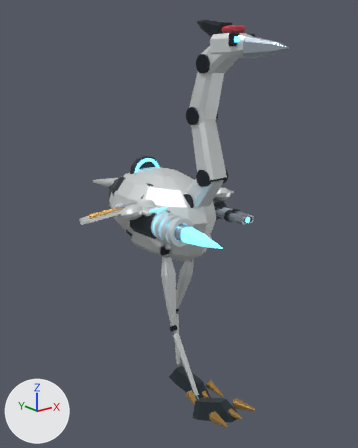
An edit to the Blender file out/mech_reference/t05/t05.blend, drawn before and after from the same camera.
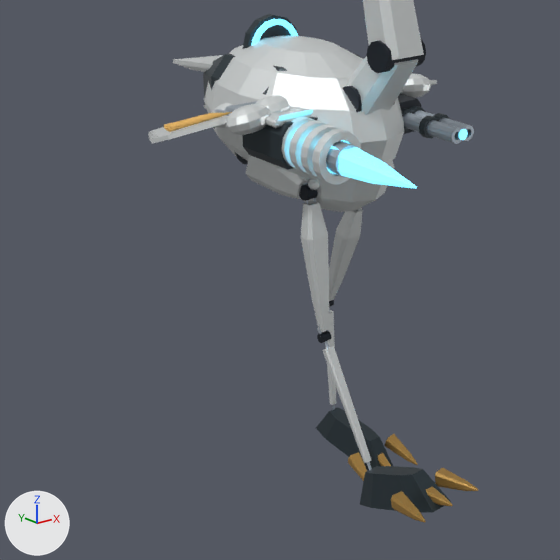
Each version appears first whole from a camera (50 mm lens) standing at (-4.59, -5.97, 5.4) and looking at (0.27, 0.1, 2.97), and next in a close-up on the part from 0% to 84% of the width and 33% to 100% of the height. Arrows for +X, +Y and +Z are at lower left; the lights stay in place. The first two pictures are the older version. Both versions are drawn at frame 11 of the action 't05:run:hip_r'; the numbers are the values there.

In view in the first close-up: 'Articulated armored foot', 'Articulated armored foot.001', 'Avian sternum keel', 'Deep avian breast', 'Femur anatomical armor.001', 'Forward curved cervical armor', 'Forward curved cervical armor.001', 'Heavy electromagnetic receiver', 'Metatarsal anatomical armor.001', 'Photon lance blade', 'Tibia fibula anatomical armor', 'Tibia fibula anatomical armor.001' and 48 more.
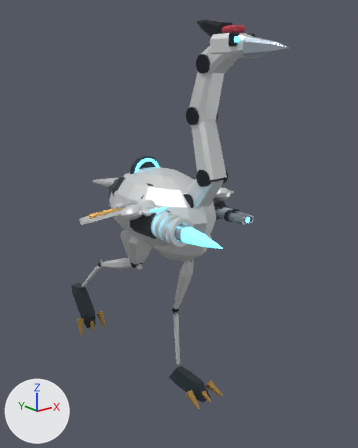
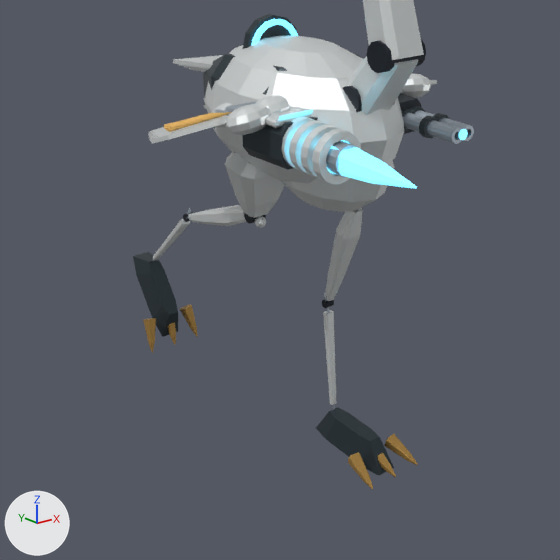
ob_hip_r is not drawn itself; it is the parent of ob_knee_r, ob_femur_load_rod_001, ob_femur_anatomical_armor_001, ob_femur_hinge_001.

Boxes [x1, y1, x2, y2] around the edits, measured in the close-ups (560 x 560 px):
```json
{"object": "Articulated armored foot.001", "change": "turned", "before": [360, 466, 451, 513], "after": [133, 252, 178, 337]}
{"object": "Tibia fibula anatomical armor.001", "change": "turned", "before": [301, 201, 329, 332], "after": [188, 205, 246, 226]}
{"object": "Femur anatomical armor.001", "change": "turned", "before": [246, 155, 308, 199], "after": [225, 152, 285, 218]}
{"object": "Metatarsal anatomical armor.001", "change": "turned", "before": [323, 346, 371, 463], "after": [153, 219, 190, 260]}
{"object": "Bird digit claw.005", "change": "turned", "before": [435, 468, 478, 491], "after": [180, 305, 198, 337]}
{"object": "Bird digit claw.003", "change": "turned", "before": [391, 491, 426, 522], "after": [143, 318, 156, 353]}
{"object": "Bird digit claw.004", "change": "turned", "before": [426, 487, 453, 506], "after": [168, 322, 176, 345]}
{"object": "Tibia fibula hinge.001", "change": "turned", "before": [299, 184, 318, 201], "after": [244, 213, 266, 224]}
{"object": "Forward stifle cap.001", "change": "turned", "before": [308, 179, 319, 190], "after": [255, 216, 266, 228]}
{"object": "Metatarsal hinge.001", "change": "turned", "before": [317, 331, 331, 343], "after": [183, 212, 193, 222]}
{"object": "Femur hinge.001", "change": "turned", "before": [235, 152, 248, 164], "on screen": "not visible afterwards"}
{"object": "Metatarsal load rod.001", "change": "turned", "before": [325, 341, 372, 470], "on screen": "not visible afterwards"}
{"object": "Raised calcaneal heel.001", "change": "turned", "after": [187, 208, 191, 215], "on screen": "not visible before"}
{"object": "Tibia fibula paired load rod.002", "change": "turned", "before": [306, 200, 321, 334], "on screen": "not visible afterwards"}
```

Scene script edits in JSON lines:
```json
{"op": "set", "path": "ob_hip_r.rotation_euler", "old": "(-0.494, 0.0, 0.0)", "new": "(0.899, 0.0, 0.0)", "note": "degrees (-28, 0, 0) -> degrees (52, 0, 0)"}
```
